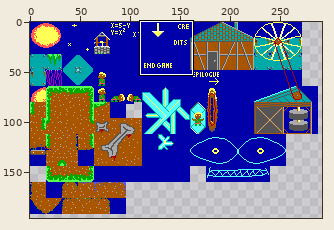
Two versions of one sprite sheet, images/tiles4.png. Above: a wide view before the commit, with the close-up outlined.
Close-up. The starting point:
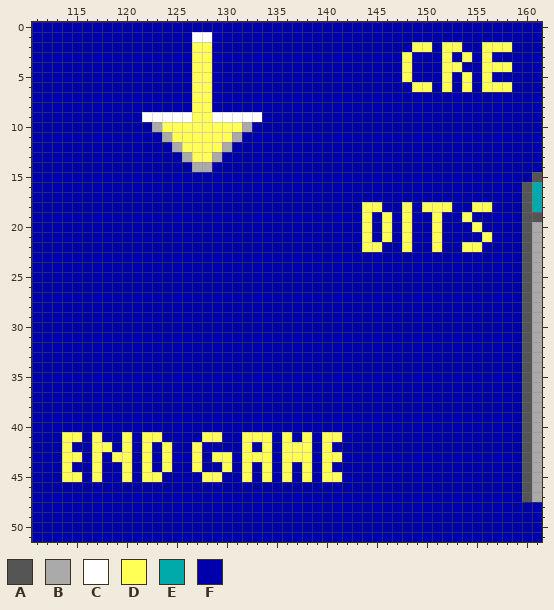
The file is 320x200 pixels. Shown: x 111..161, y 0..51. The wide view leaves out empty margins.
Palette (. is transparent): A #555555  B #aaaaaa  C #ffffff  D #ffff55  E #00aaaa  F #0000aa
Pixels before (only the part around the change), first column x 111:
 0 FFFFFFFFFFFFFFFFFFFFFFFFFFFFFFFFFFFFFFFFFFFFFFFFFF
 1 FFFFFFFFFFFFFFFFCCFFFFFFFFFFFFFFFFFFFFFFFFFFFFFFFF
 2 FFFFFFFFFFFFFFFFDDFFFFFFFFFFFFFFFFFFFFDDFDDFFDDDFF
 3 FFFFFFFFFFFFFFFFDDFFFFFFFFFFFFFFFFFFFDFFFDFDFDFFFF
 4 FFFFFFFFFFFFFFFFDDFFFFFFFFFFFFFFFFFFFDFFFDDFFDDDFF
 5 FFFFFFFFFFFFFFFFDDFFFFFFFFFFFFFFFFFFFDFFFDFDFDFFFF
 6 FFFFFFFFFFFFFFFFDDFFFFFFFFFFFFFFFFFFFFDDFDFDFDDDFF
 7 FFFFFFFFFFFFFFFFDDFFFFFFFFFFFFFFFFFFFFFFFFFFFFFFFF
 8 FFFFFFFFFFFFFFFFDDFFFFFFFFFFFFFFFFFFFFFFFFFFFFFFFF
 9 FFFFFFFFFFFCCCCCDDCCCCCFFFFFFFFFFFFFFFFFFFFFFFFFFF
10 FFFFFFFFFFFFBDDDDDDDDBFFFFFFFFFFFFFFFFFFFFFFFFFFFF
11 FFFFFFFFFFFFFBDDDDDDBFFFFFFFFFFFFFFFFFFFFFFFFFFFFF
12 FFFFFFFFFFFFFFBDDDDBFFFFFFFFFFFFFFFFFFFFFFFFFFFFFF
13 FFFFFFFFFFFFFFFBDDBFFFFFFFFFFFFFFFFFFFFFFFFFFFFFFF
14 FFFFFFFFFFFFFFFFBBFFFFFFFFFFFFFFFFFFFFFFFFFFFFFFFF
15 FFFFFFFFFFFFFFFFFFFFFFFFFFFFFFFFFFFFFFFFFFFFFFFFFF
16 FFFFFFFFFFFFFFFFFFFFFFFFFFFFFFFFFFFFFFFFFFFFFFFFFA
17 FFFFFFFFFFFFFFFFFFFFFFFFFFFFFFFFFFFFFFFFFFFFFFFFFA
18 FFFFFFFFFFFFFFFFFFFFFFFFFFFFFFFFFDDFFDFDDDFFDDFFFA
19 FFFFFFFFFFFFFFFFFFFFFFFFFFFFFFFFFDFDFDFFDFFDFFFFFA
20 FFFFFFFFFFFFFFFFFFFFFFFFFFFFFFFFFDFDFDFFDFFFDFFFFA
21 FFFFFFFFFFFFFFFFFFFFFFFFFFFFFFFFFDFDFDFFDFFFFDFFFA
22 FFFFFFFFFFFFFFFFFFFFFFFFFFFFFFFFFDDFFDFFDFFDDFFFFA
23 FFFFFFFFFFFFFFFFFFFFFFFFFFFFFFFFFFFFFFFFFFFFFFFFFA
24 FFFFFFFFFFFFFFFFFFFFFFFFFFFFFFFFFFFFFFFFFFFFFFFFFA
25 FFFFFFFFFFFFFFFFFFFFFFFFFFFFFFFFFFFFFFFFFFFFFFFFFA
26 FFFFFFFFFFFFFFFFFFFFFFFFFFFFFFFFFFFFFFFFFFFFFFFFFA
27 FFFFFFFFFFFFFFFFFFFFFFFFFFFFFFFFFFFFFFFFFFFFFFFFFA
28 FFFFFFFFFFFFFFFFFFFFFFFFFFFFFFFFFFFFFFFFFFFFFFFFFA
29 FFFFFFFFFFFFFFFFFFFFFFFFFFFFFFFFFFFFFFFFFFFFFFFFFA
30 FFFFFFFFFFFFFFFFFFFFFFFFFFFFFFFFFFFFFFFFFFFFFFFFFA
31 FFFFFFFFFFFFFFFFFFFFFFFFFFFFFFFFFFFFFFFFFFFFFFFFFA
32 FFFFFFFFFFFFFFFFFFFFFFFFFFFFFFFFFFFFFFFFFFFFFFFFFA
33 FFFFFFFFFFFFFFFFFFFFFFFFFFFFFFFFFFFFFFFFFFFFFFFFFA
34 FFFFFFFFFFFFFFFFFFFFFFFFFFFFFFFFFFFFFFFFFFFFFFFFFA
35 FFFFFFFFFFFFFFFFFFFFFFFFFFFFFFFFFFFFFFFFFFFFFFFFFA
36 FFFFFFFFFFFFFFFFFFFFFFFFFFFFFFFFFFFFFFFFFFFFFFFFFA
37 FFFFFFFFFFFFFFFFFFFFFFFFFFFFFFFFFFFFFFFFFFFFFFFFFA
38 FFFFFFFFFFFFFFFFFFFFFFFFFFFFFFFFFFFFFFFFFFFFFFFFFA
39 FFFFFFFFFFFFFFFFFFFFFFFFFFFFFFFFFFFFFFFFFFFFFFFFFA
40 FFFFFFFFFFFFFFFFFFFFFFFFFFFFFFFFFFFFFFFFFFFFFFFFFA
41 FFFDDFDFFDFDDFFFFDDFFDDDFDFDFDDFFFFFFFFFFFFFFFFFFA
42 FFFDFFDDFDFDFDFFDFFFFDFDFDDDFDFFFFFFFFFFFFFFFFFFFA
43 FFFDDFDFDDFDFDFFDFDDFDDDFDDDFDDFFFFFFFFFFFFFFFFFFA
44 FFFDFFDFFDFDFDFFDFFDFDFDFDFDFDFFFFFFFFFFFFFFFFFFFA
45 FFFDDFDFFDFDDFFFFDDFFDFDFDFDFDDFFFFFFFFFFFFFFFFFFA
46 FFFFFFFFFFFFFFFFFFFFFFFFFFFFFFFFFFFFFFFFFFFFFFFFFA
47 FFFFFFFFFFFFFFFFFFFFFFFFFFFFFFFFFFFFFFFFFFFFFFFFFA
48 FFFFFFFFFFFFFFFFFFFFFFFFFFFFFFFFFFFFFFFFFFFFFFFFFF
49 FFFFFFFFFFFFFFFFFFFFFFFFFFFFFFFFFFFFFFFFFFFFFFFFFF
50 FFFFFFFFFFFFFFFFFFFFFFFFFFFFFFFFFFFFFFFFFFFFFFFFFF
51 FFFFFFFFFFFFFFFFFFFFFFFFFFFFFFFFFFFFFFFFFFFFFFFFFF
Now the later version:
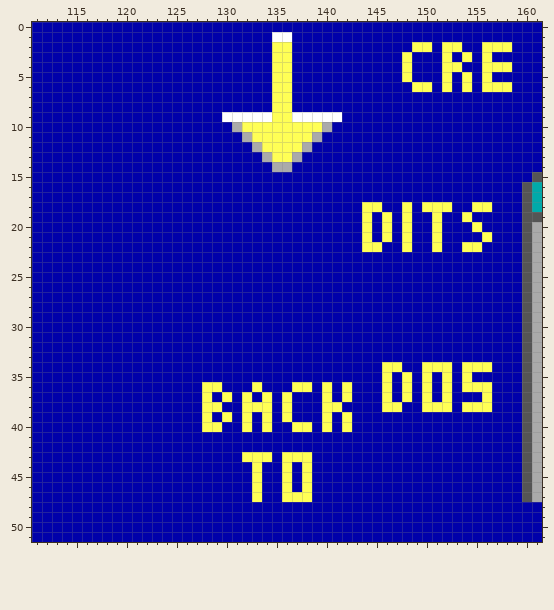
Edits made:
y 1: x 127..128 CC -> FF; x 135..136 FF -> CC
y 2..8: x 127..128 DD -> FF; x 135..136 FF -> DD
y 9: x 122..129 CCCCCDDC -> FFFFFFFF; x 134..141 FFFFFFFF -> CDDCCCCC
y 10: x 123..140 BDDDDDDDDBFFFFFFFF -> FFFFFFFFBDDDDDDDDB
y 11: x 124..139 BDDDDDDBFFFFFFFF -> FFFFFFFFBDDDDDDB
y 12: x 125..130 BDDDDB -> FFFFFF; x 133..138 FFFFFF -> BDDDDB
y 13: x 126..129 BDDB -> FFFF; x 134..137 FFFF -> BDDB
y 14: x 127..128 BB -> FF; x 135..136 FF -> BB
y 34: x 146..147 FF -> DD; x 150..152 FFF -> DDD; x 154..156 FFF -> DDD
y 35: x 146 F -> D; x 148 F -> D; x 150 F -> D; x 152 F -> D; x 154 F -> D
y 36: x 128..129 FF -> DD; x 133 F -> D; x 137..138 FF -> DD; x 140 F -> D; x 142 F -> D; x 146 F -> D; x 148 F -> D; x 150 F -> D; x 152 F -> D; x 154..156 FFF -> DDD
y 37: x 128 F -> D; x 130 F -> D; x 132 F -> D; x 134 F -> D; x 136 F -> D; x 140 F -> D; x 142 F -> D; x 146 F -> D; x 148 F -> D; x 150 F -> D; x 152 F -> D; x 156 F -> D
y 38: x 128..129 FF -> DD; x 132..134 FFF -> DDD; x 136 F -> D; x 140..141 FF -> DD; x 146..147 FF -> DD; x 150..152 FFF -> DDD; x 154..156 FFF -> DDD
y 39: x 128 F -> D; x 130 F -> D; x 132 F -> D; x 134 F -> D; x 136 F -> D; x 140 F -> D; x 142 F -> D
y 40: x 128..129 FF -> DD; x 132 F -> D; x 134 F -> D; x 137..138 FF -> DD; x 140 F -> D; x 142 F -> D
y 41: x 114..115 DD -> FF; x 117 D -> F; x 120 D -> F; x 122..123 DD -> FF; x 128..129 DD -> FF; x 132..134 DDD -> FFF; x 136 D -> F; x 138 D -> F; x 140..141 DD -> FF
y 42: x 114 D -> F; x 117..118 DD -> FF; x 120 D -> F; x 122 D -> F; x 124 D -> F; x 127 D -> F; x 132 D -> F; x 134 D -> F; x 136..138 DDD -> FFF; x 140 D -> F
y 43: x 114..115 DD -> FF; x 117 D -> F; x 119..120 DD -> FF; x 122 D -> F; x 124 D -> F; x 127 D -> F; x 129..130 DD -> FF; x 140..141 DD -> FF
y 44: x 114 D -> F; x 117 D -> F; x 120 D -> F; x 122 D -> F; x 124 D -> F; x 127 D -> F; x 130 D -> F; x 132..134 DFD -> FDF; x 140 D -> F
y 45: x 114..115 DD -> FF; x 117 D -> F; x 120 D -> F; x 122..123 DD -> FF; x 128..129 DD -> FF; x 132..134 DFD -> FDF; x 140..141 DD -> FF
y 46: x 133 F -> D; x 136 F -> D; x 138 F -> D
y 47: x 133 F -> D; x 136..138 FFF -> DDD
